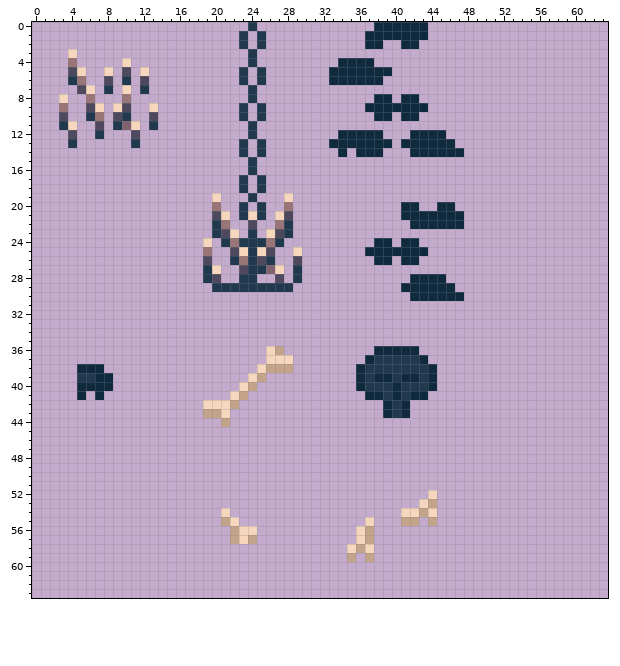
Edited in one commit: pixel-art sprite (assets/tilesets/entities_dungeons.png). Above is the file before it was changed.
The file is 64x64 pixels.
The result:
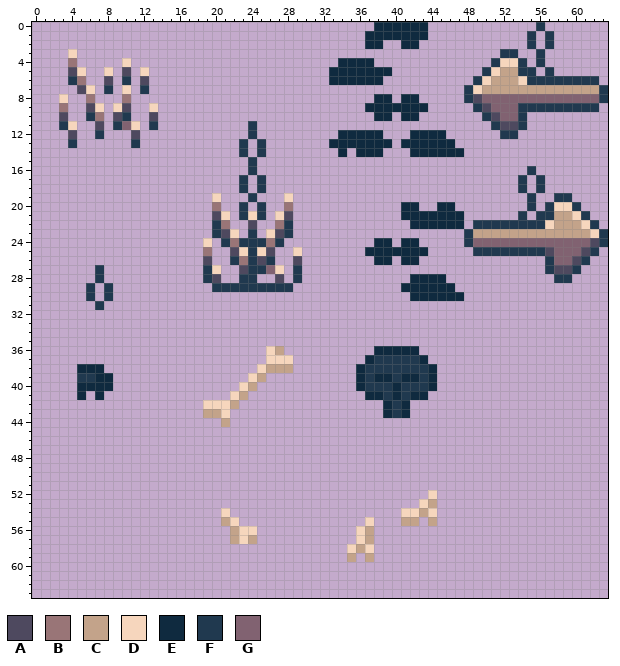
Palette (. is transparent): A #4e495f  B #997577  C #c3a38a  D #f6d6bd  E #0f2a3f  F #20394f  G #816271
The edit:
@@ x 21..63 @@
- 0 ...F.............EEEEEE....................
- 1 ..F.F...........EEEEEEE....................
- 2 ..F.F...........EE..EE.....................
- 3 ...F.......................................
- 4 ...F.........EEEE..........................
- 5 ..F.F.......EEEEEEE........................
- 6 ..F.F.......EEEEEE.........................
- 7 ...F.......................................
- 8 ...F.............EE.EE.....................
- 9 ..F.F...........EEEEEEE....................
-10 ..F.F............EE.EE.....................
-11 ...F.......................................
-12 ...F.........EEEEE...EEEE..................
+ 0 .................EEEEEE............F.......
+ 1 ................EEEEEEE...........F.F......
+ 2 ................EE..EE............F.F......
+ 3 ...............................FF..F.......
+ 4 .............EEEE.............FDDF.F.......
+ 5 ............EEEEEEE..........FDCCFF.F......
+ 6 ............EEEEEE..........FDCCCDFFFFFFFF.
+ 7 ...........................FDCCCCCCCCCCCCCF
+ 8 .................EE.EE.....FAGGGGGGGGGGGGGF
+ 9 ................EEEEEEE.....FAGGGFFFFFFFFF.
+10 .................EE.EE.......FAGGF.........
+11 ...F..........................FAAF.........
+12 ...F.........EEEEE...EEEE......FF..........
 13 ..F.F.......EEEEEEE.EEEEEE.................
@@ x 0..63 @@
 15 ........................F.......................................
-16 ........................F.......................................
-17 .......................F.F......................................
-18 .......................F.F......................................
-19 ....................D...F...D...................................
-20 ....................B..F.F..B............EE..EE.................
-21 ....................AD.FDF.DA............EEEEEEE................
-22 ....................FB..A..BF.............EEEEEE................
-23 ....................FAD.F.DAF...................................
-24 ...................D.FBFFFBF..........EE.EE.....................
-25 ...................B..ADFDA..D.......EEEEEEE....................
-26 ...................A..FBFAF..A........EE.EE.....................
-27 ...................FD..AFFGD.F..................................
-28 ...................FA..FF..A.F............EEEE..................
-29 ....................FFFFFFFFF............EEEEEE.................
-30 ..........................................EEEEEE................
-31 ................................................................
+16 ........................F..............................F........
+17 .......................F.F............................F.F.......
+18 .......................F.F............................F.F.......
+19 ....................D...F...D..........................F..FF....
+20 ....................B..F.F..B............EE..EE........F.FDDF...
+21 ....................AD.FDF.DA............EEEEEEE......F.FFCCDF..
+22 ....................FB..A..BF.............EEEEEE.FFFFFFFFDCCCDF.
+23 ....................FAD.F.DAF...................FCCCCCCCCCCCCCDF
+24 ...................D.FBFFFBF..........EE.EE.....FGGGGGGGGGGGGGAF
+25 ...................B..ADFDA..D.......EEEEEEE.....FFFFFFFFAGGGAF.
+26 ...................A..FBFAF..A........EE.EE..............FGGAF..
+27 .......F...........FD..AFFGD.F...........................FAAF...
+28 .......F...........FA..FF..A.F............EEEE............FF....
+29 ......F.F...........FFFFFFFFF............EEEEEE.................
+30 ......F.F.................................EEEEEE................
+31 .......F........................................................
 32 ................................................................
